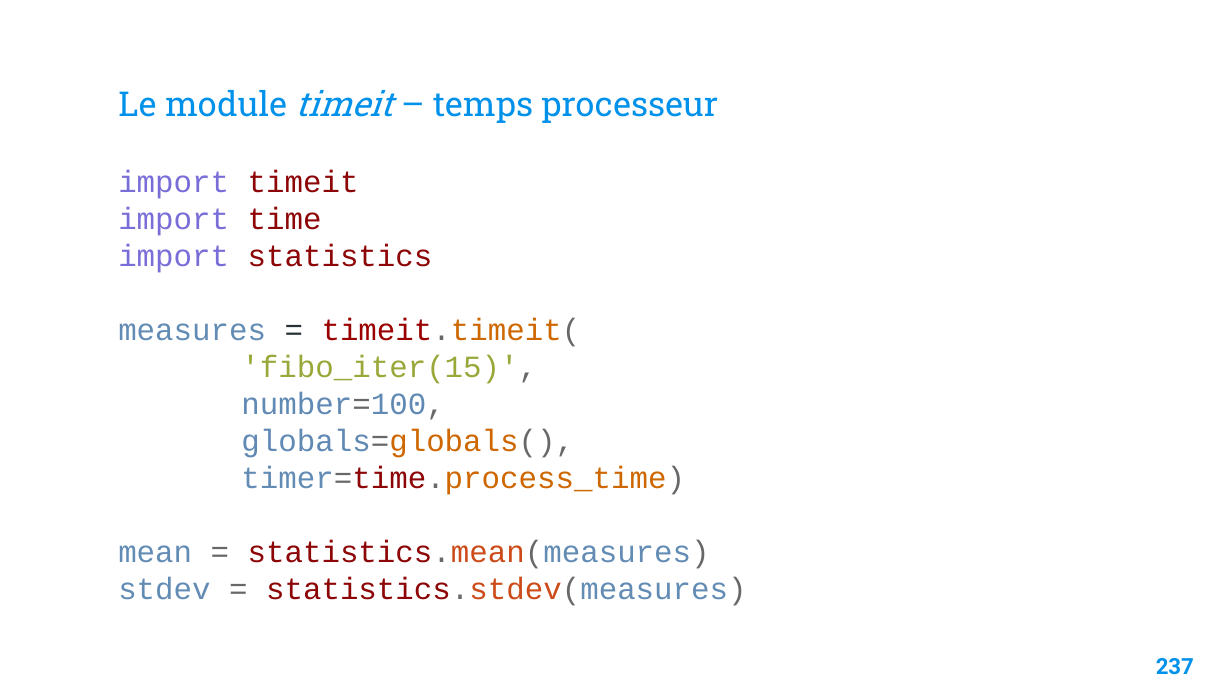
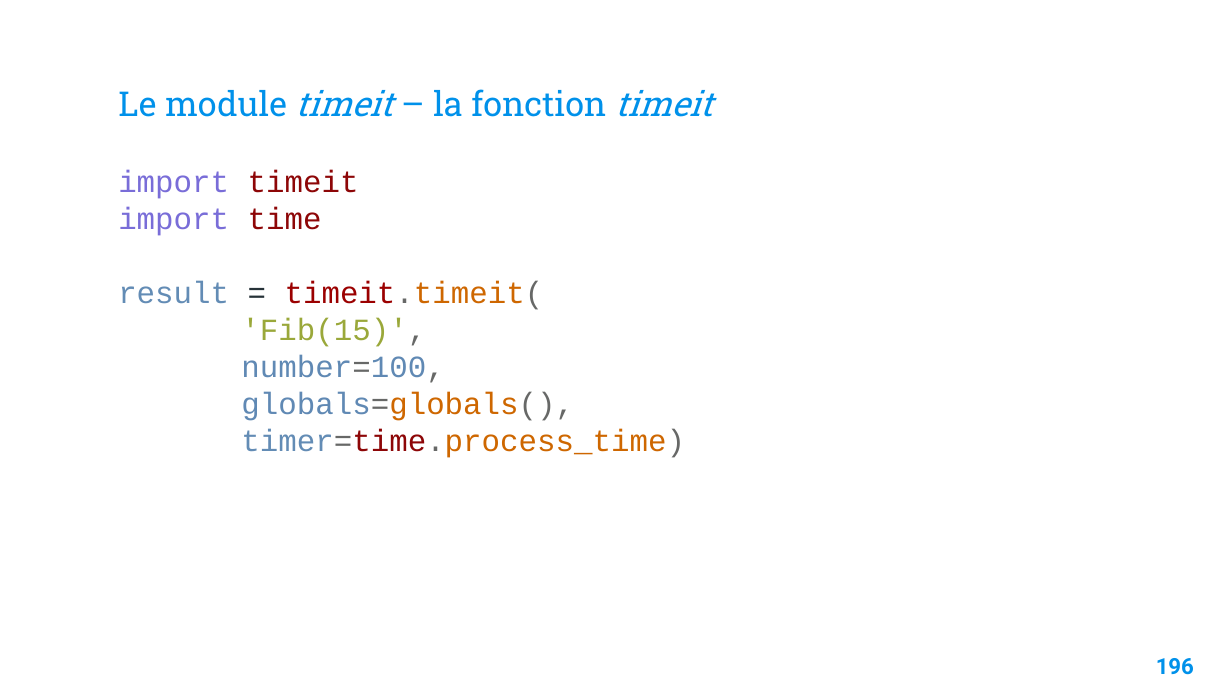
Before and after one commit to Fully-san/PythonSoftwareDevelopment, a slide deck: slide 197 of Supports/Python Software Development.pptx (slide 238 before the commit). Drawn at 1232x693 pixels with LibreOffice and Linux fonts; fonts in the diff are those of the drawing; background and template pictures are left out. Boxes give left, top, right and bottom in pixels: in the first picture for what was removed or moved away, otherwise in the second. Text is boxed around its words. In the diff, an @@ line names an element or a change of style, - is before the commit and + after.

```diff
--- a/Supports/Python Software Development.pptx
+++ b/Supports/Python Software Development.pptx
@@ title at <box>118,89,712,117</box>: text changed @@
-Le module timeit – temps processeur
+Le module timeit – la fonction timeit
@@ text at <box>118,281,544,347</box>: text changed @@
-import statistics
-measures = timeit.timeit(
-'fibo_iter(15)',
+result = timeit.timeit(
+'Fib(15)',
@@ text at <box>118,540,747,606</box>: paragraphs removed @@
-mean = statistics.mean(measures)
-stdev = statistics.stdev(measures)
@@ page number at <box>1156,658,1194,675</box>: text changed @@
-237
+196
```
Also in this commit, not shown: 11 other slides changed, 1 slide added, 5 other files.
